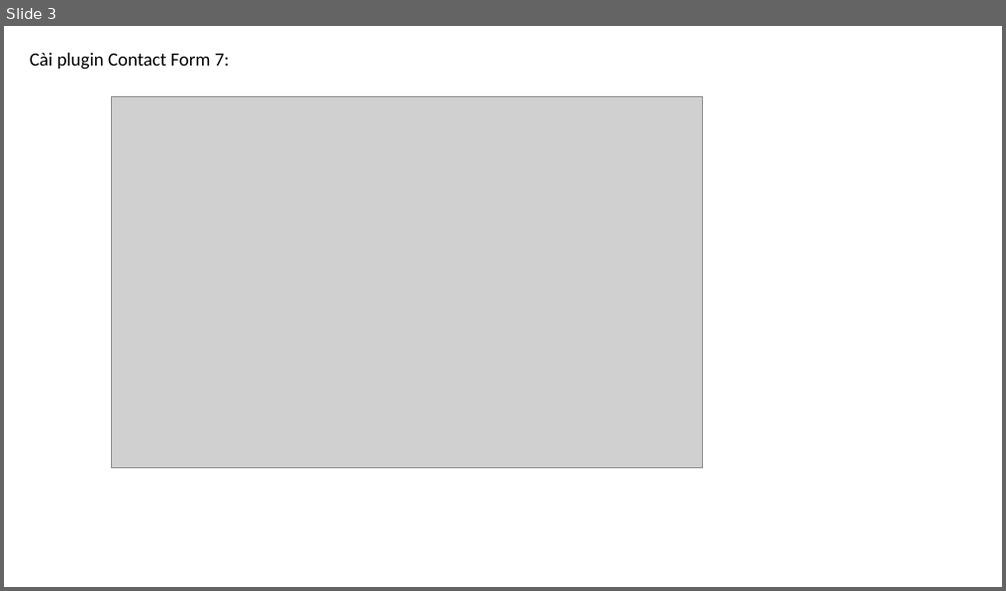
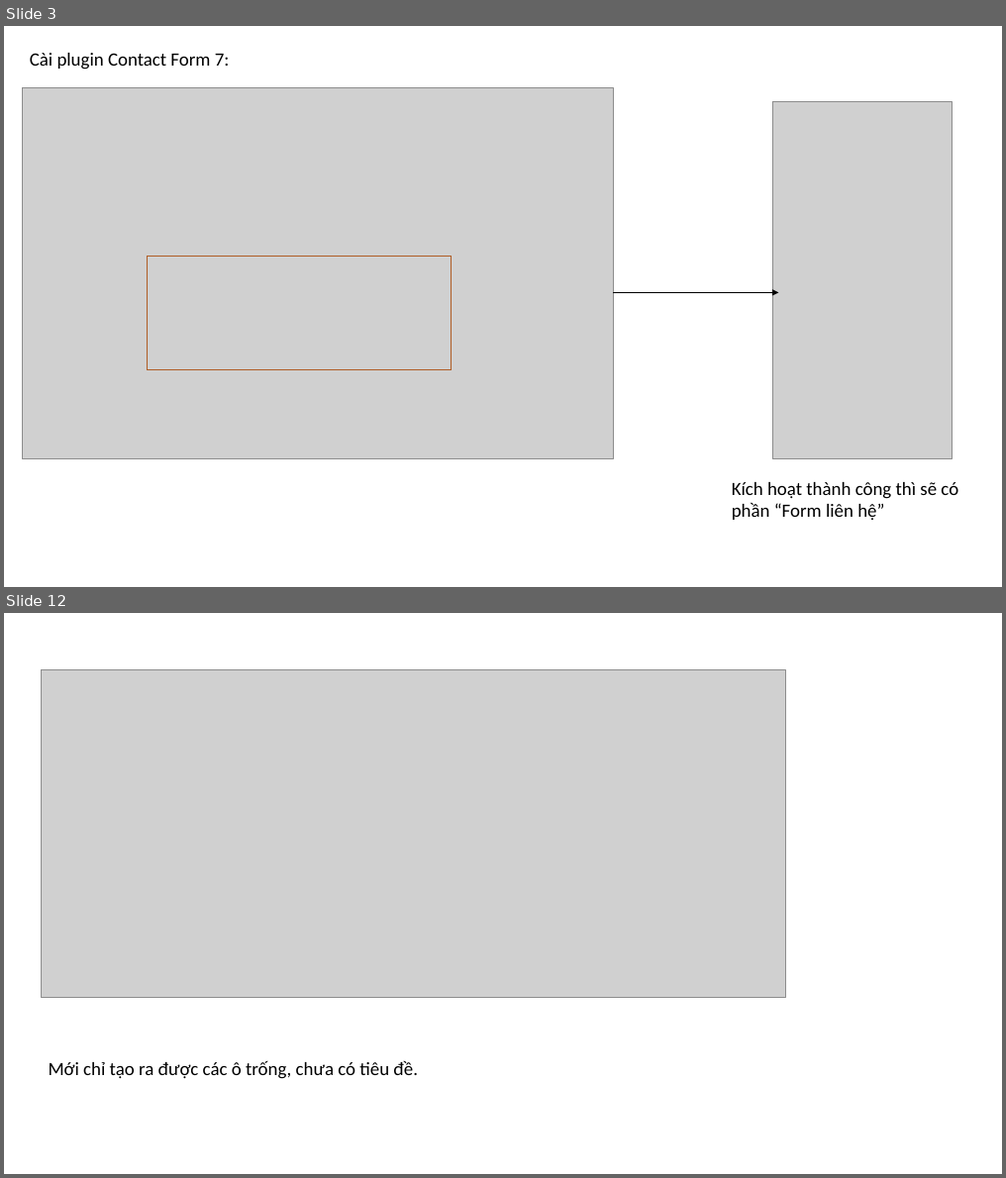
Before and after one commit to DangVanDoan05/WordPress, a slide deck: Tạo trang liên hệ trong WebSite.pptx. Shown one above the other, each under a label of ours: slide 3 before the commit, slides 3 and 12 after it; the slides between them are not shown. The pictures are 1006x591 and 1006x1178 pixels, drawn with LibreOffice and Linux fonts; fonts in the diff are those of the drawing; grey boxes stand for pictures. Boxes give left, top, right and bottom in pixels: in the first picture for what was removed or moved away, otherwise in the second. Text is boxed around its words. In the diff, an @@ line names an element or a change of style, - is before the commit and + after.

```diff
--- a/Tạo trang liên hệ trong WebSite.pptx
+++ b/Tạo trang liên hệ trong WebSite.pptx
@@ slide 12 added at (4, 613, 1002, 1174), background #FFFFFF @@
@@ picture added at (41, 669, 785, 998) @@
@@ text added at (49, 1060, 418, 1079), 18 pt, text #000000 @@
+Mới chỉ tạo ra được các ô trống, chưa có tiêu đề.
@@ slide 3 changed as well @@
@@ picture: place and size @@
-picture at (112, 97, 703, 469)
+picture at (22, 88, 614, 460)
@@ picture added at (772, 101, 951, 460) @@
@@ rectangle added at (147, 257, 450, 370), outline #AF5C24 1 pt @@
@@ arrow added from (614, 292) to (779, 292), #000000 0.5 pt @@
@@ text added at (732, 482, 958, 520), 18 pt, text #000000 @@
+Kích hoạt thành công thì sẽ có phần “Form liên hệ”
```
Also in this commit, not shown: 2 other slides changed, 24 other slides added, 7 slides removed.
